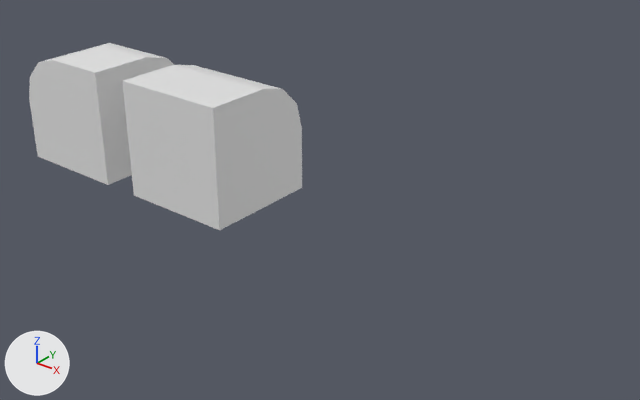
The Blender file Assets/Models/Prims/terrain.blend: old version first, new version second.
The view is the same before and after, from a 50 mm camera at (9.81, -9.53, 5.41) aimed at (2.03, 0.19, -0.62). Arrows for +X, +Y and +Z are at lower left; the lights stay in place.

Names of what the first picture shows: 'Corner', 'Edge'.
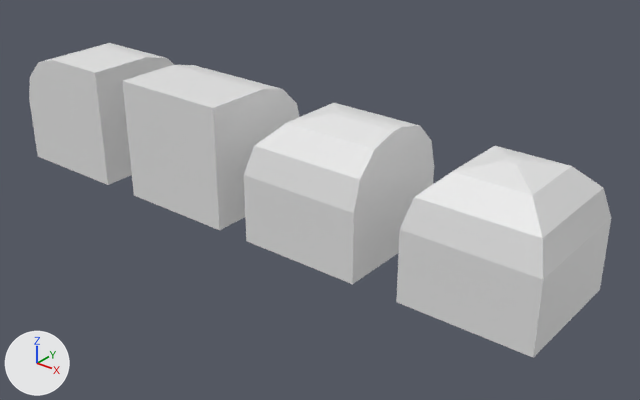
Pixel boxes (x1, y1, x2, y2) of what changed, in the pictures (640 x 400 px):
'Solo', added
    after: (396, 146, 611, 358)
'Penninsula', added
    after: (244, 103, 434, 284)

What changed in the scene script:
```text
Add me_cube_003:
    me_cube_003.from_pydata(...)  # 20 vertices, 18 faces; spans x -1.0..1.0, y -1.0..1.0, z -1.0..1.0
Add me_cube_001:
    me_cube_001.from_pydata([(-1.0, -1.0, -1.0), (-1.0, 1.0, -1.0), (1.0, -1.0, -1.0), (1.0, 1.0, -1.0), (-0.1, -0.1, 1.0), (-1.0, -1.0, 0.1), (-0.55, -0.55, 0.88), (-0.88, -0.88, 0.55), (-0.1, 0.1, 1.0), (-1.0, 1.0, 0.1), (-0.55, 0.55, 0.88), (-0.88, 0.88, 0.55), (1.0, -0.1, 1.0), (1.0, -1.0, 0.1), (1.0, -0.55, 0.88), (1.0, -0.88, 0.55), (1.0, 1.0, 0.1), (1.0, 0.1, 1.0), (1.0, 0.88, 0.55), (1.0, 0.55, 0.88)], [], [(17, 8, 4, 12), (3, 16, 18, 19, 17, 12, 14, 15, 13, 2), (0, 5, 9, 1), (1, 3, 2, 0), (1, 9, 16, 3), (4, 8, 10, 6), (6, 10, 11, 7), (7, 11, 9, 5), (8, 17, 19, 10), (10, 19, 18, 11), (11, 18, 16, 9), (12, 4, 6, 14), (14, 6, 7, 15), (15, 7, 5, 13), (2, 13, 5, 0)])
Add ob_solo:
    ob_solo = bpy.data.objects.new('Solo', me_cube_003)
    ob_solo.location = (5.3, 0.0, 0.0)
Add ob_penninsula:
    ob_penninsula = bpy.data.objects.new('Penninsula', me_cube_001)
    ob_penninsula.location = (2.56, 0.0, 0.0)
```
